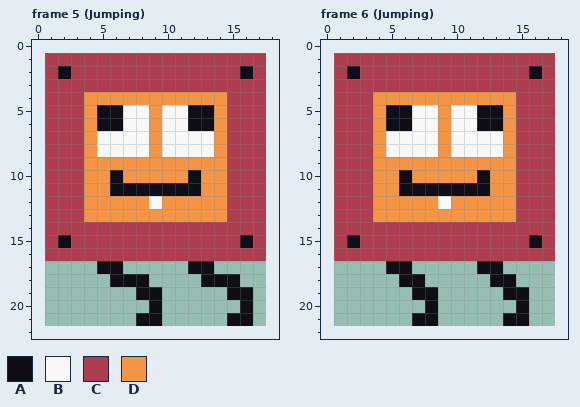
Pixel-art file: 2D Platformer/Assets/Sprites/00_Tutorial/blockEnemy.aseprite. The picture above is the old version.
17x21 pixels, 6 frames. Shown: frame 5 (Jumping), frame 6 (Jumping). The old version is drawn lined up with the new one, on the new canvas. The commit also changed other frames, which this record leaves out.
Palette (. is transparent): A #0f0e17  B #f8f8f8  C #ad3e50  D #f29546
Pixels before, frame 5 (Jumping), first column x 1:
 1 CCCCCCCCCCCCCCCCC
 2 CACCCCCCCCCCCCCAC
 3 CCCCCCCCCCCCCCCCC
 4 CCCDDDDDDDDDDDCCC
 5 CCCDAABBDBBAADCCC
 6 CCCDAABBDBBAADCCC
 7 CCCDBBBBDBBBBDCCC
 8 CCCDBBBBDBBBBDCCC
 9 CCCDDDDDDDDDDDCCC
10 CCCDDADDDDDADDCCC
11 CCCDDAAAAAAADDCCC
12 CCCDDDDDBDDDDDCCC
13 CCCDDDDDDDDDDDCCC
14 CCCCCCCCCCCCCCCCC
15 CACCCCCCCCCCCCCAC
16 CCCCCCCCCCCCCCCCC
17 ....AA.....AA....
18 .....AAA....AAA..
19 .......AA.....AA.
20 ........A......A.
21 .......AA.....AA.
Pixels before, frame 6 (Jumping), first column x 1:
 1 CCCCCCCCCCCCCCCCC
 2 CACCCCCCCCCCCCCAC
 3 CCCCCCCCCCCCCCCCC
 4 CCCDDDDDDDDDDDCCC
 5 CCCDAABBDBBAADCCC
 6 CCCDAABBDBBAADCCC
 7 CCCDBBBBDBBBBDCCC
 8 CCCDBBBBDBBBBDCCC
 9 CCCDDDDDDDDDDDCCC
10 CCCDDADDDDDADDCCC
11 CCCDDAAAAAAADDCCC
12 CCCDDDDDBDDDDDCCC
13 CCCDDDDDDDDDDDCCC
14 CCCCCCCCCCCCCCCCC
15 CACCCCCCCCCCCCCAC
16 CCCCCCCCCCCCCCCCC
17 ....AA.....AA....
18 .....AA.....AA...
19 ......AA.....AA..
20 .......A......A..
21 ......AA.....AA..
After the commit:
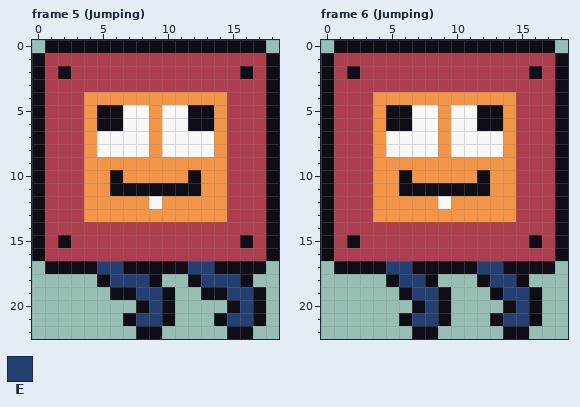
Colours new in this view: E #243f72
From old to new:
canvas 17x21 -> 19x23, the old top-left corner now at 1,1
Changed rows in their new state; - is an unchanged pixel.
Frame 5 (Jumping):
first column x 0:
 0 -AAAAAAAAAAAAAAAAA-
 1 A-----------------A
 2 A-----------------A
 3 A-----------------A
 4 A-----------------A
 5 A-----------------A
 6 A-----------------A
 7 A-----------------A
 8 A-----------------A
 9 A-----------------A
10 A-----------------A
11 A-----------------A
12 A-----------------A
13 A-----------------A
14 A-----------------A
15 A-----------------A
16 A-----------------A
17 -AAAAEEAAAAAEEAAAA-
18 -----AEEEA--AEEEA--
19 ------AAEEA--AAEEA-
20 --------AEA----AEA-
21 -------AEEA---AEEA-
22 --------AA-----AA--
Frame 6 (Jumping):
first column x 0:
 0 -AAAAAAAAAAAAAAAAA-
 1 A-----------------A
 2 A-----------------A
 3 A-----------------A
 4 A-----------------A
 5 A-----------------A
 6 A-----------------A
 7 A-----------------A
 8 A-----------------A
 9 A-----------------A
10 A-----------------A
11 A-----------------A
12 A-----------------A
13 A-----------------A
14 A-----------------A
15 A-----------------A
16 A-----------------A
17 -AAAAEEAAAAAEEAAAA-
18 -----AEEA---AEEA---
19 ------AEEA---AEEA--
20 -------AEA----AEA--
21 ------AEEA---AEEA--
22 -------AA-----AA---
Boxes around the changes in both pictures, in picture pixels (x1, y1, x2, y2):
changed: (32, 40, 279, 339)
changed: (321, 40, 568, 339)
